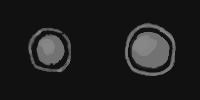
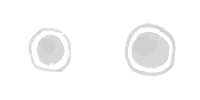
Layer changes from the first (200, 100) image to the second:
hid "Слой 0" over [0, 0, 200, 100]
